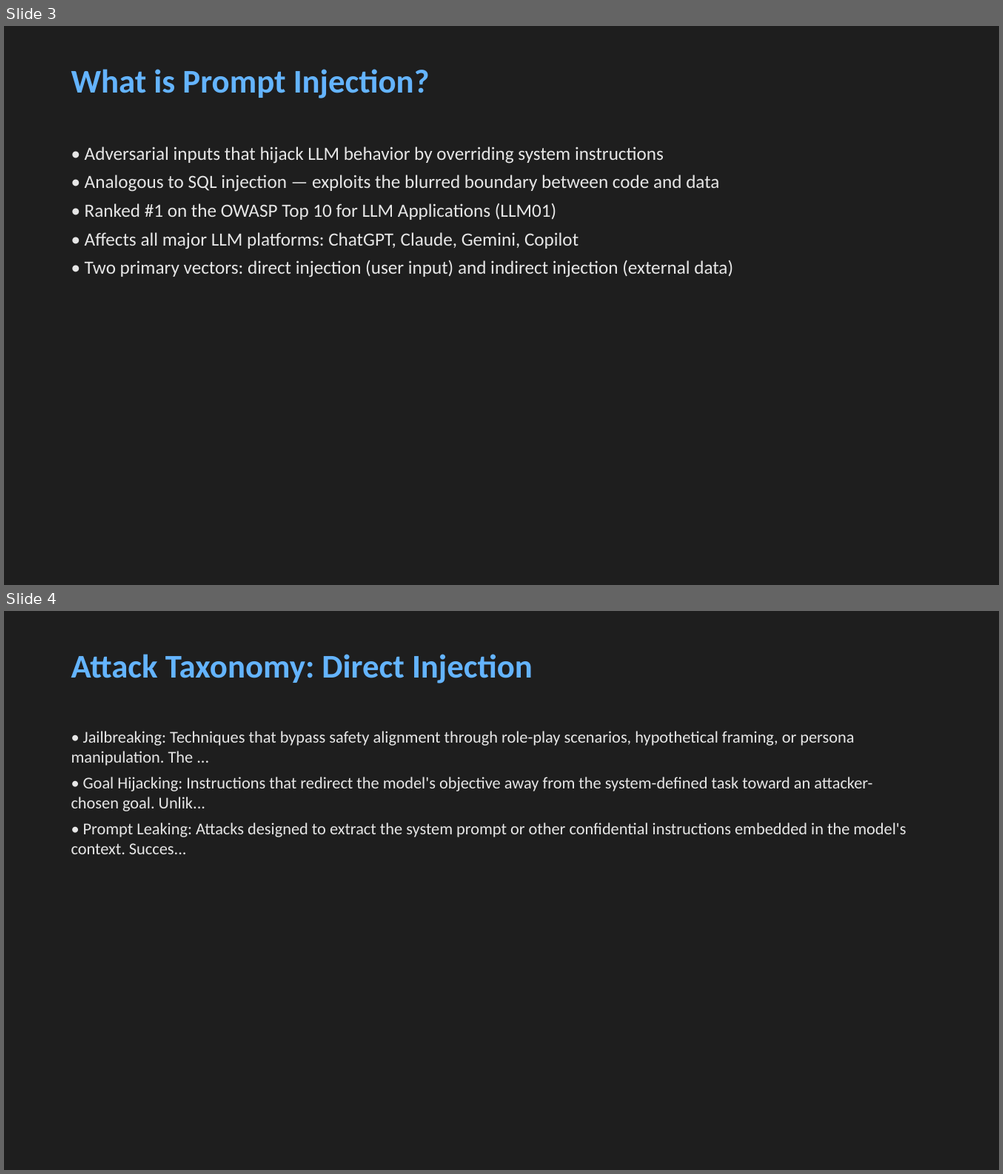
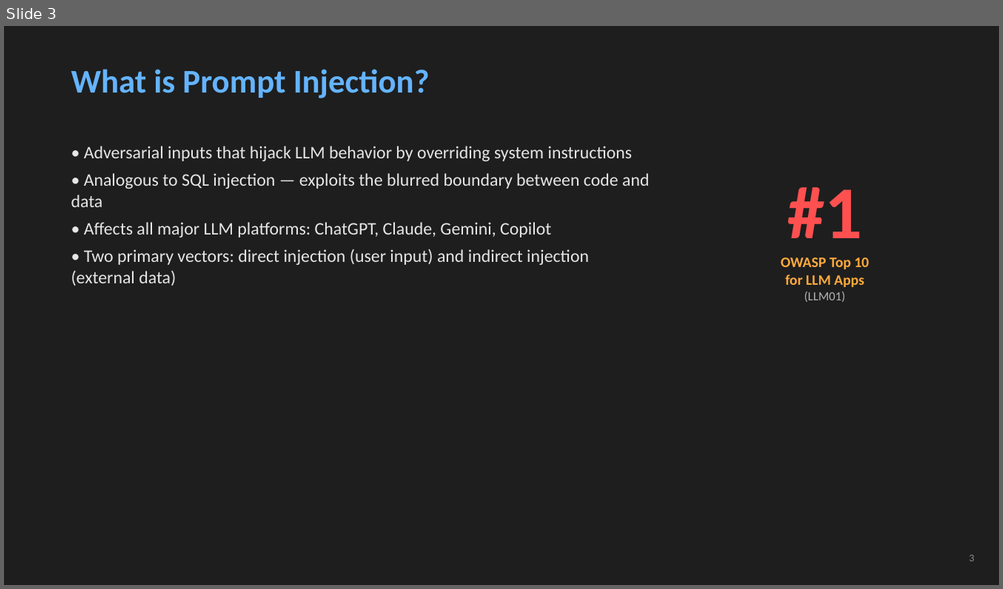
Before and after one commit to edwardjgriggs/prompt-injection-research, a slide deck: output/presentation.pptx. Shown one above the other, each under a label of ours: slides 3 and 4 before the commit, slide 3 after it. The pictures are 1003x1174 and 1003x589 pixels, drawn with LibreOffice and Linux fonts; fonts in the diff are those of the drawing. Boxes give left, top, right and bottom in pixels: in the first picture for what was removed or moved away, otherwise in the second. Text is boxed around its words. In the diff, an @@ line names an element or a change of style, - is before the commit and + after.

Commit message:
Improve research paper and presentation quality
- Add author name (Edward Griggs), CNU, and COVACCI affiliation
- Add APA 7th page numbers, fix Heading 3 italic, fix figure captions
- Add comparison tables for detection techniques and prevention strategies
- Strengthen in-text citations across Risks, Detection, and Discussion
- Rewrite Discussion with flowing analysis instead of formulaic structure
- Enhance Conclusion with specific future direction citations
- Add slide numbers, stat callout (#1 OWASP), severity color coding
- Split detection into two slides, add Questions slide (15 total)
- Shorten slide bullets with accent-colored labels for readability
- Add figure annotations and tradeoff callouts on detection slides

```diff
--- a/output/presentation.pptx
+++ b/output/presentation.pptx
@@ slide 4 removed at bbox=[4, 611, 999, 1170], background #1E1E1E @@
@@ text removed at bbox=[71, 654, 532, 684] @@
-Attack Taxonomy: Direct Injection
@@ text removed at bbox=[71, 731, 905, 854] @@
-• Jailbreaking: Techniques that bypass safety alignment through role-play scenarios, hypothetical framing, or persona manipulation. The ...
-• Goal Hijacking: Instructions that redirect the model's objective away from the system-defined task toward an attacker-chosen goal. Unlik...
-• Prompt Leaking: Attacks designed to extract the system prompt or other confidential instructions embedded in the model's context. Succes...
@@ slide 3 changed as well @@
@@ text "• Adversarial inputs that hijack ..." at bbox=[71, 146, 649, 286]: size 18 to 17 pt @@
@@ text added at bbox=[780, 187, 869, 302], 14 pt, text #FFAA3C, bold @@
+#1
+OWASP Top 10
+for LLM Apps
+(LLM01)
@@ text at bbox=[85, 204, 556, 220]: paragraph removed @@
-• Ranked #1 on the OWASP Top 10 for LLM Applications (LLM01)
@@ text added at bbox=[969, 555, 974, 562], 10 pt, text #8C8C8C @@
+3
```
Also in this commit, not shown: 5 other slides changed, 9 slides added, 6 other slides removed, 3 other files.
